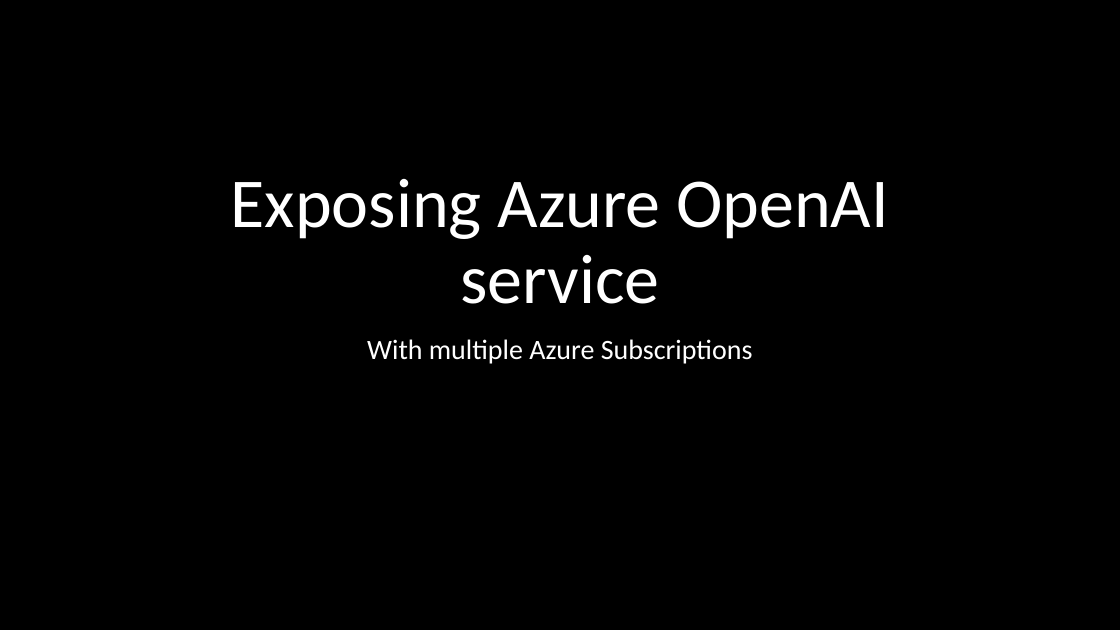
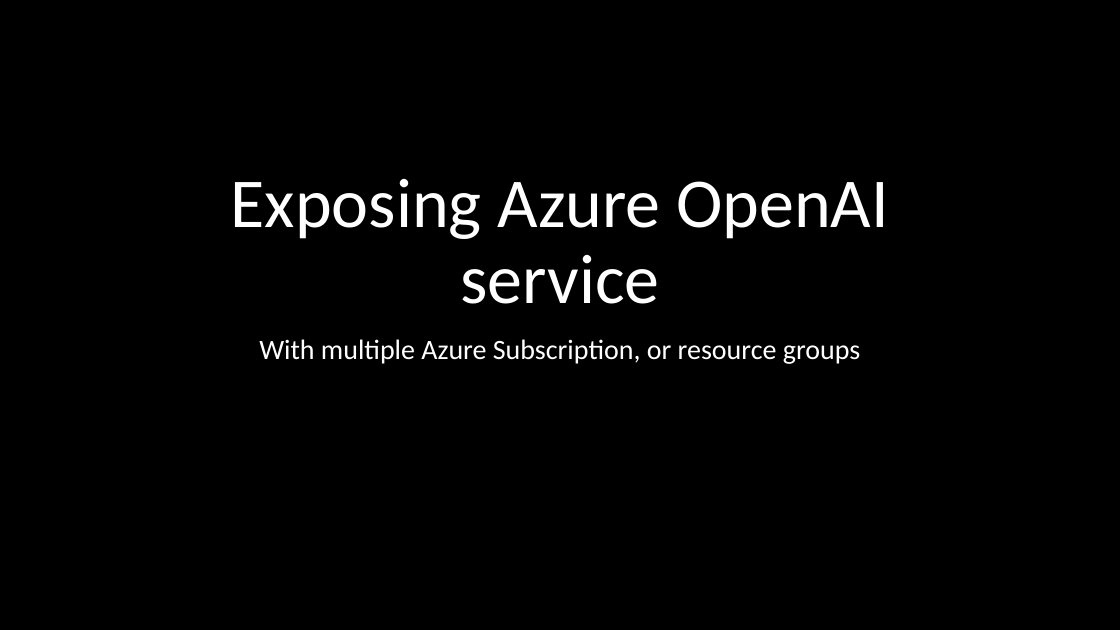
Before and after one commit to Ercenk/aoaiprivatelink, a slide deck: slide 1 of Assets/Exposing Azure OpenAI service.pptx. Drawn at 1120x630 pixels with LibreOffice and Linux fonts; fonts in the diff are those of the drawing. Boxes give left, top, right and bottom in pixels: in the first picture for what was removed or moved away, otherwise in the second. Text is boxed around its words. In the diff, an @@ line names an element or a change of style, - is before the commit and + after.

```diff
--- a/Assets/Exposing Azure OpenAI service.pptx
+++ b/Assets/Exposing Azure OpenAI service.pptx
@@ subtitle at box(259, 339, 861, 364): text changed @@
-With multiple Azure Subscriptions
+With multiple Azure Subscription, or resource groups
```
Also in this commit, not shown: 5 other slides changed, 9 other files.
